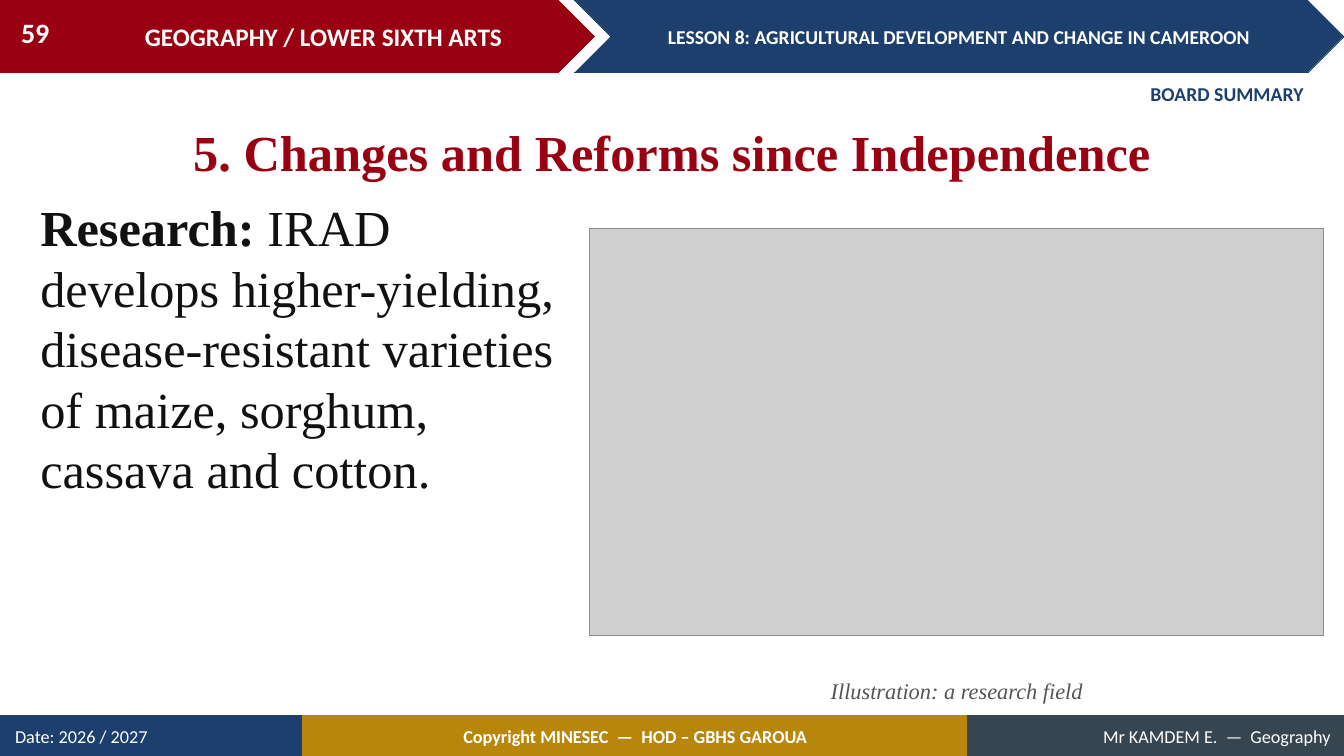
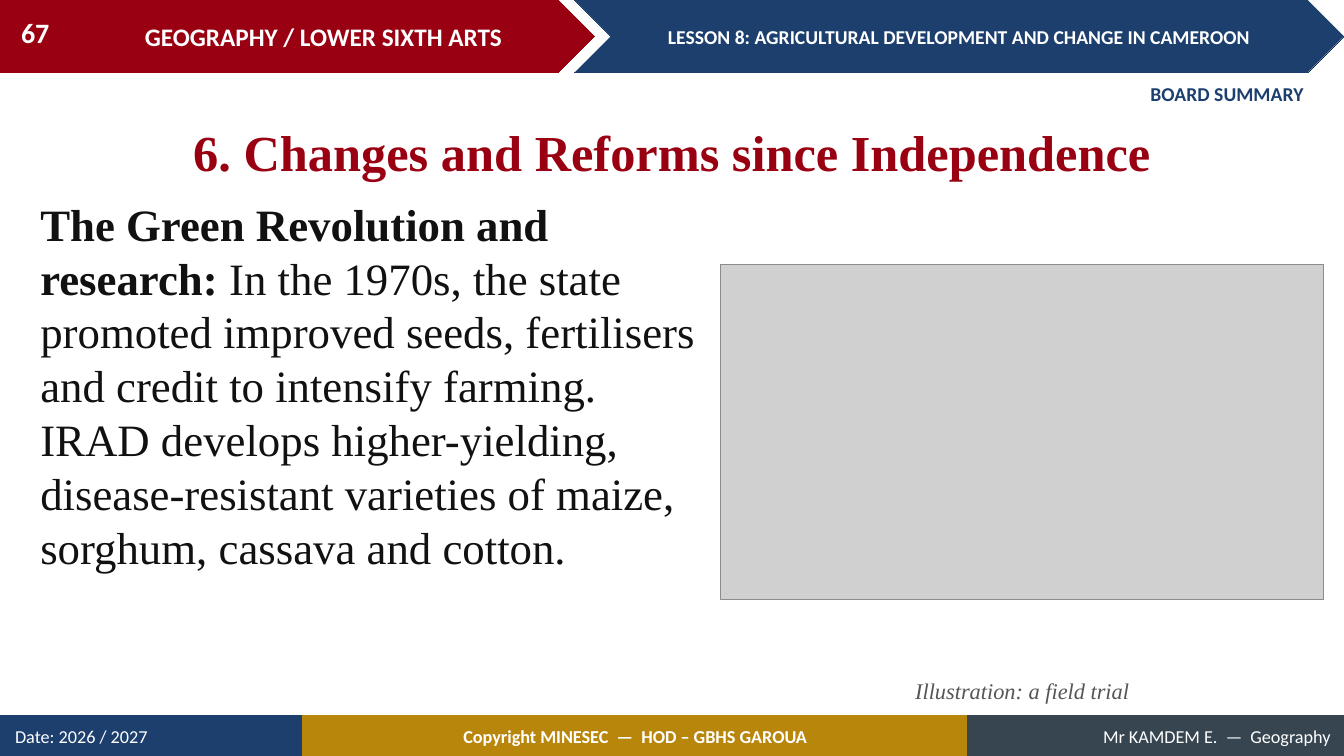
Before and after one commit to Berthautk/linea-github, a slide deck: slide 67 of lecons/LSA/Geography of Cameroon/08_LSA_CAM_L08_Agricultural_Development_and_Change_in_Cameroon.pptx (slide 59 before the commit). Drawn at 1344x756 pixels with LibreOffice and Linux fonts; fonts in the diff are those of the drawing; grey boxes stand for pictures. Boxes give left, top, right and bottom in pixels: in the first picture for what was removed or moved away, otherwise in the second. Text is boxed around its words. In the diff, an @@ line names an element or a change of style, - is before the commit and + after.

```diff
--- a/lecons/LSA/Geography of Cameroon/08_LSA_CAM_L08_Agricultural_Development_and_Change_in_Cameroon.pptx
+++ b/lecons/LSA/Geography of Cameroon/08_LSA_CAM_L08_Agricultural_Development_and_Change_in_Cameroon.pptx
@@ page number at (21,24,49,44): text changed @@
-59
+67
@@ text at (193,135,1150,181): text changed @@
-5. Changes and Reforms since Independence
+6. Changes and Reforms since Independence
@@ text at (40,210,694,573): text changed; size 36 to 32 pt @@
-Research: IRAD develops higher-yielding, disease-resistant varieties of maize, sorghum, cassava and cotton.
+The Green Revolution and research: In the 1970s, the state promoted improved seeds, fertilisers and credit to intensify farming. IRAD develops higher-yielding, disease-resistant varieties of maize, sorghum, cassava and cotton.
@@ picture: place and size @@
-picture at (590,228,1324,635)
+picture at (721,264,1324,599)
@@ text at (915,683,1129,704): text changed @@
-Illustration: a research field
+Illustration: a field trial
```
Also in this commit, not shown: 22 other slides changed, 10 slides added, 2 slides removed, 17 other files.
